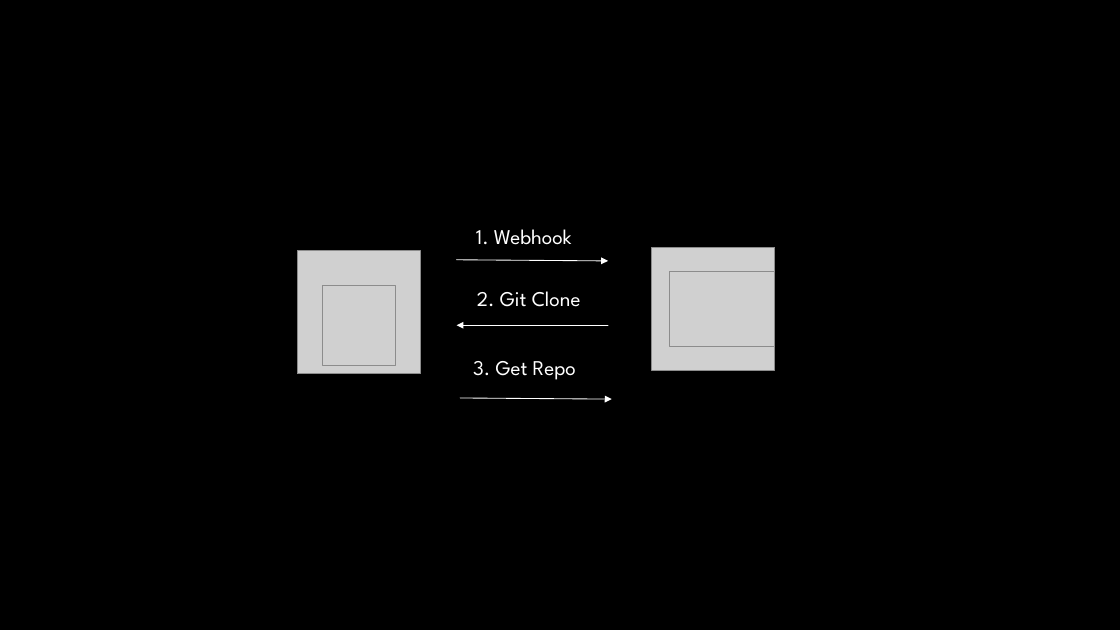
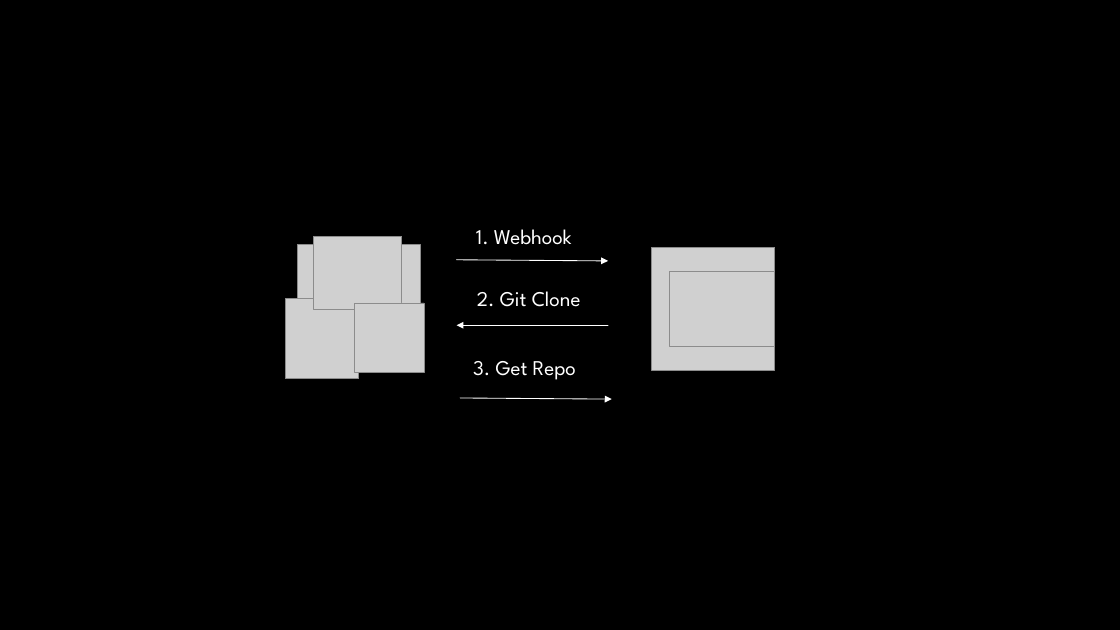
Before and after one commit to badBounty/TheFantasticSecDevOps, a slide deck: slide 4 of architecture.pptx. Drawn at 1120x630 pixels with LibreOffice and Linux fonts; fonts in the diff are those of the drawing; grey boxes stand for pictures; background and template pictures are left out. Boxes give left, top, right and bottom in pixels: in the first picture for what was removed or moved away, otherwise in the second. Text is boxed around its words. In the diff, an @@ line names an element or a change of style, - is before the commit and + after.

```diff
--- a/architecture.pptx
+++ b/architecture.pptx
@@ picture added at (313,236,402,310) @@
@@ picture: place and size @@
-picture at (297,250,421,374)
+picture at (297,245,421,368)
@@ picture: place and size @@
-picture at (322,286,395,365)
+picture at (286,299,359,379)
@@ picture added at (355,303,424,373) @@
```
Also in this commit, not shown: 2 other slides changed.
